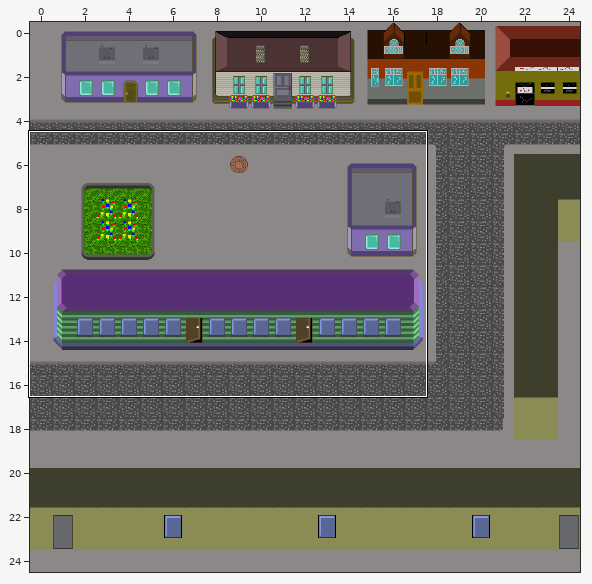
An edit to a level. Tiled map, Havoiskateli/content/levels/city_day/debug_level2.tmx. Above, an overview of the earlier version with the close-up marked.
Close-up. Earlier state:
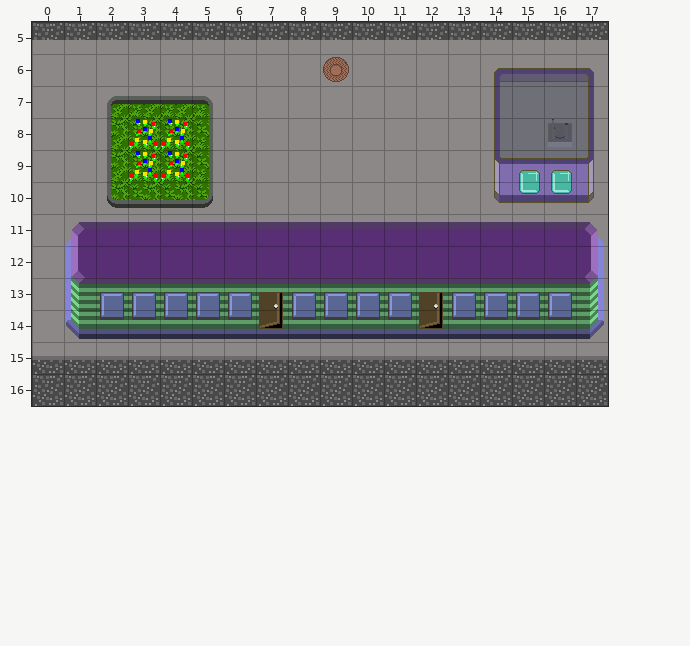
Cells are 32x32 px. Shown: x 0..17, y 5..16. The commit also changed other parts of the map, which this record leaves out. Tiles whose own drawing changed are shown in their newer look in all pictures.
After the commit:
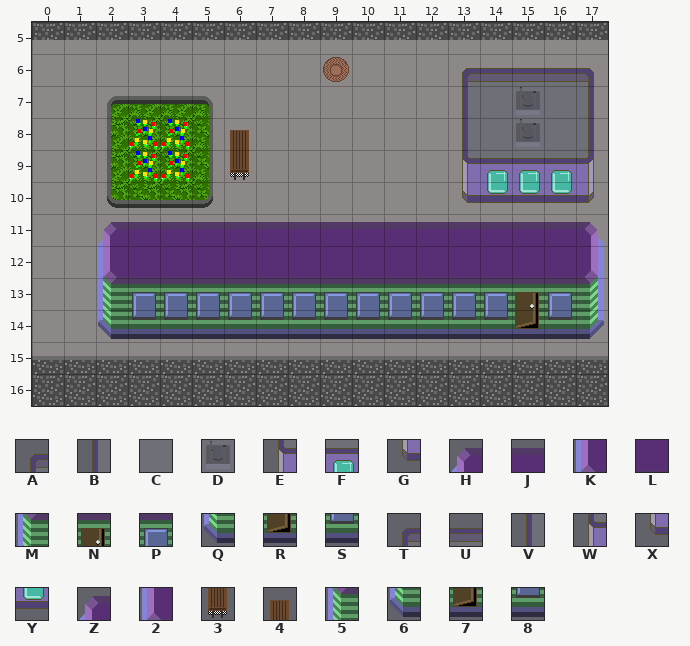
Key: from "city_day_houses_small": A 0, B 5, C 6, D 7, E 10, F 12, G 15, H 80, J 82, K 85, L 87, M 90, N 91, P 92, Q 95, R 96, S 97; from "city_floors": T 4, U 5, V 26, W 48, X 70, Y 72, Z 92, 2 114, 3 134, 4 135, 5 136, 6 158, 7 159, 8 160.
_ is an empty cell, . an unchanged one.
Edits made:
--- layer "objects"
@@ x 6..6 @@
- 8 _
- 9 _
+ 8 4
+ 9 3
--- layer "big_objects"
@@ x 1..16 @@
- 6 ............_A..
- 7 ............_BC.
- 8 ............_BCD
- 9 ............_E..
-10 ............_G..
-11 HJ..............
-12 KL..............
-13 MP....N....N..P.
-14 QS....R....R..S.
+ 6 ............TU..
+ 7 ............VCD.
+ 8 ............VCDC
+ 9 ............WF..
+10 ............XY..
+11 _Z..............
+12 _2..............
+13 _5....P....P..N.
+14 _6....8....8..7.
Pixel boxes of the changes (left, top, right, bottom) in both close-ups:
changed: (462, 68, 572, 203)
added: (230, 130, 249, 180)
changed: (66, 222, 124, 339)
changed: (259, 292, 284, 329)
changed: (419, 292, 444, 329)
changed: (515, 292, 540, 329)
